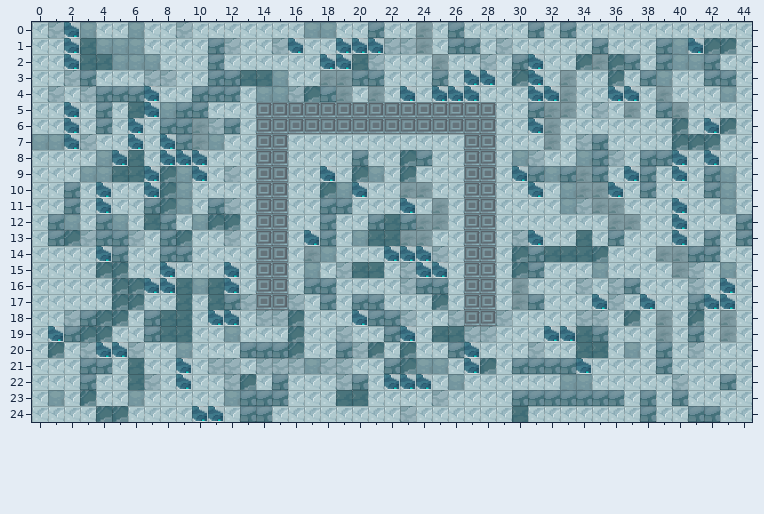
Two states of a Tiled map, Resources/map/room1_1.tmx. Above: the version before the commit.
Cells are 28x28 px. Shown: x 0..44, y 0..24.
And afterwards:
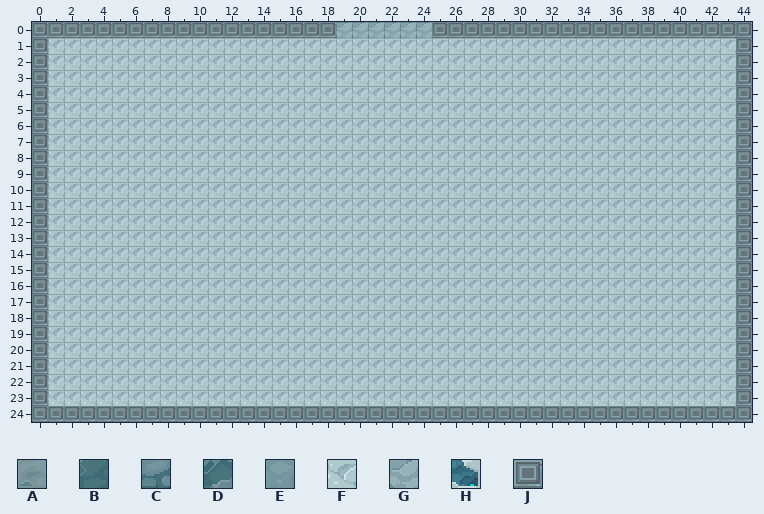
Key: from "room1_1": A 0, B 1, C 2, D 3, E 4, F 5, G 6, H 7, J 24.
_ is an empty cell.
Tiles of an added or newly shown layer are drawn over the layers below it.
Changes in this commit:
Layer "Picture1" (removed):
y 0: x 0..44 FGHEFFEFFGFFFFFFFEEFFCFFAFCFFFFCFCFFFFFFFFFFF -> _____________________________________________
y 1: x 0 F -> _; x 2..6 HBEEE -> _____; x 11..12 CG -> __; x 15..16 GH -> __; x 19..24 HHHGGA -> ______; x 26..27 CC -> __; x 29 G -> _; x 35 C -> _; x 39..44 CEHDDF -> ______
y 2: x 0 F -> _; x 2..7 HBBEEE -> ______; x 11 C -> _; x 18..21 HHBG -> ____; x 25 A -> _; x 28 G -> _; x 30..31 CH -> __; x 34..37 DADC -> ____; x 39..42 CEEC -> ____; x 44 F -> _
y 3: x 0 F -> _; x 2..3 GC -> __; x 7..8 GG -> __; x 11..15 CCBBE -> _____; x 18..21 AACC -> ____; x 25 C -> _; x 27..28 HH -> __; x 30..31 DH -> __; x 33 A -> _; x 36 D -> _; x 38..39 CE -> __; x 42..44 CCF -> ___
y 4: x 0..1 FG -> __; x 3..7 GCCCH -> _____; x 10..12 CCC -> ___; x 14..19 EEGDCA -> ______; x 21 A -> _; x 23 H -> _; x 25..27 HHH -> ___; x 31..33 HHA -> ___; x 36..37 HH -> __; x 39 A -> _; x 43..44 EF -> __
y 5: x 0 F -> _; x 2 H -> _; x 4 C -> _; x 6..10 BHECC -> _____; x 31..33 CAA -> ___; x 35 G -> _; x 37 A -> _; x 39..40 CA -> __; x 44 F -> _
y 6: x 0 F -> _; x 2 H -> _; x 4 C -> _; x 6 H -> _; x 8..12 CCAGC -> _____; x 31..32 HA -> __; x 40 D -> _; x 42..44 HDF -> ___
y 7: x 0..3 EEHG -> ____; x 6 H -> _; x 8..11 HCAE -> ____; x 32 A -> _; x 34..35 GC -> __; x 40..42 DDD -> ___; x 44 F -> _
y 8: x 0 F -> _; x 4..6 EHB -> ___; x 8..10 HHH -> ___; x 20 C -> _; x 23..24 DC -> __; x 30..31 EG -> __; x 34..36 ECG -> ___; x 38..40 CCH -> ___; x 42 H -> _; x 44 F -> _
y 9: x 0 F -> _; x 3..10 EEBBHDEH -> ________; x 12 G -> _; x 18 H -> _; x 20..21 DE -> __; x 23 D -> _; x 30..35 HCECAC -> ______; x 37..38 HC -> __; x 40 H -> _; x 42..44 CEF -> ___
y 10: x 0 F -> _; x 2 C -> _; x 4 H -> _; x 7..9 HDE -> ___; x 18..20 DEH -> ___; x 23..24 AA -> __; x 31 H -> _; x 33..36 EAAH -> ____; x 38 C -> _; x 42..44 CEF -> ___
y 11: x 0 F -> _; x 2 C -> _; x 4 H -> _; x 7..9 CDE -> ___; x 11..12 CG -> __; x 18..19 CC -> __; x 23 H -> _; x 25 A -> _; x 33..36 EGAA -> ____; x 40 H -> _; x 43..44 EF -> __
y 12: x 0..2 FCE -> ___; x 4..5 CE -> __; x 7..8 BC -> __; x 10..12 EDD -> ___; x 18 C -> _; x 21..25 CBCAA -> _____; x 36..37 AA -> __; x 40 H -> _; x 44 C -> _
y 13: x 0..6 FCDGCCG -> _______; x 8..9 CD -> __; x 12 G -> _; x 17..18 HC -> __; x 20..24 EBBAA -> _____; x 30..31 GH -> __; x 34 B -> _; x 36 C -> _; x 40 H -> _; x 42 C -> _; x 44 C -> _
y 14: x 0 F -> _; x 4..5 HC -> __; x 8..9 CC -> __; x 17..18 AE -> __; x 22..25 HHHG -> ____; x 30..35 DCBBBD -> ______; x 39..42 AACC -> ____; x 44 F -> _
y 15: x 0 F -> _; x 4..5 DD -> __; x 8 H -> _; x 12 H -> _; x 17 E -> _; x 19..21 GBB -> ___; x 23..25 GHH -> ___; x 30..31 DC -> __; x 35 E -> _; x 40..41 AG -> __; x 43..44 EF -> __
y 16: x 0 F -> _; x 5..12 DDHHBEBH -> ________; x 17..18 CC -> __; x 23..25 GCC -> ___; x 30 A -> _; x 34 G -> _; x 36..37 GC -> __; x 41 G -> _; x 43..44 HF -> __
y 17: x 0 F -> _; x 5..6 DD -> __; x 9 B -> _; x 11..12 BC -> __; x 18 C -> _; x 20..21 CC -> __; x 25 D -> _; x 30..31 AC -> __; x 35..36 HG -> __; x 38 H -> _; x 41..44 CHHF -> ____
y 18: x 0 F -> _; x 2..5 GCDD -> ____; x 7..9 CBB -> ___; x 11..12 HH -> __; x 16 D -> _; x 20..23 HCCG -> ____; x 34..35 GG -> __; x 37 D -> _; x 39 A -> _; x 41 D -> _; x 43..44 AF -> __
y 19: x 0..4 FHCDD -> _____; x 7..9 CBB -> ___; x 12 E -> _; x 16 D -> _; x 19 G -> _; x 22..23 CH -> __; x 25..26 BB -> __; x 32..35 HHBC -> ____; x 39 A -> _; x 41 C -> _; x 43..44 AF -> __
y 20: x 0..1 FD -> __; x 3..6 GHHG -> ____; x 9 E -> _; x 13..16 CCCD -> ____; x 19..21 CGD -> ___; x 23 D -> _; x 26..27 CH -> __; x 31 G -> _; x 34..35 BB -> __; x 37 E -> _; x 39 C -> _; x 41 G -> _; x 44 F -> _
y 21: x 0 F -> _; x 3..4 CC -> __; x 6 B -> _; x 9 H -> _; x 11..12 GG -> __; x 14..19 GGGEGG -> ______; x 22..25 CDEE -> ____; x 27..28 HD -> __; x 30..34 CCCCH -> _____; x 39 C -> _; x 44 F -> _
y 22: x 0 F -> _; x 3 C -> _; x 6..7 BG -> __; x 9 H -> _; x 12..13 GD -> __; x 15 C -> _; x 19..20 GC -> __; x 22..24 HHH -> ___; x 26 E -> _; x 33..34 EE -> __; x 40 G -> _; x 43..44 CF -> __
y 23: x 0..1 FE -> __; x 3 D -> _; x 6 E -> _; x 12..15 ECCC -> ____; x 19..20 BB -> __; x 25 G -> _; x 30..36 CCCCCCC -> _______; x 38 C -> _; x 40 C -> _; x 44 F -> _
y 24: x 0..44 FFFFDDFFFFHHFCCFFFFFFFFGFFFFFFBFFFFFFFCFFCCFF -> _____________________________________________
Layer "Object1" (removed):
y 5..6: x 14..28 JJJJJJJJJJJJJJJ -> _______________
y 7..16: x 14..15 JJ -> __; x 27..28 JJ -> __
y 17: x 13..16 GJJG -> ____; x 27..28 JJ -> __
y 18: x 14..15 GG -> __; x 26..29 GJJG -> ____
y 19: x 27..28 GG -> __
Layer "图块层 1" (added):
y 0: x 0..44 _____________________________________________ -> JJJJJJJJJJJJJJJJJJJGGGGGGJJJJJJJJJJJJJJJJJJJJ
y 1: x 0 _ -> J; x 2..6 _____ -> FFFFF; x 11..12 __ -> FF; x 15..16 __ -> FF; x 19..24 ______ -> FFFFFF; x 26..27 __ -> FF; x 29 _ -> F; x 35 _ -> F; x 39..44 ______ -> FFFFFJ
y 2: x 0 _ -> J; x 2..7 ______ -> FFFFFF; x 11 _ -> F; x 18..21 ____ -> FFFF; x 25 _ -> F; x 28 _ -> F; x 30..31 __ -> FF; x 34..37 ____ -> FFFF; x 39..42 ____ -> FFFF; x 44 _ -> J
y 3: x 0 _ -> J; x 2..3 __ -> FF; x 7..8 __ -> FF; x 11..15 _____ -> FFFFF; x 18..21 ____ -> FFFF; x 25 _ -> F; x 27..28 __ -> FF; x 30..31 __ -> FF; x 33 _ -> F; x 36 _ -> F; x 38..39 __ -> FF; x 42..44 ___ -> FFJ
y 4: x 0..1 __ -> JF; x 3..7 _____ -> FFFFF; x 10..12 ___ -> FFF; x 14..19 ______ -> FFFFFF; x 21 _ -> F; x 23 _ -> F; x 25..27 ___ -> FFF; x 31..33 ___ -> FFF; x 36..37 __ -> FF; x 39 _ -> F; x 43..44 __ -> FJ
y 5: x 0 _ -> J; x 2 _ -> F; x 4 _ -> F; x 6..10 _____ -> FFFFF; x 14..28 _______________ -> FFFFFFFFFFFFFFF; x 31..33 ___ -> FFF; x 35 _ -> F; x 37 _ -> F; x 39..40 __ -> FF; x 44 _ -> J
y 6: x 0 _ -> J; x 2 _ -> F; x 4 _ -> F; x 6 _ -> F; x 8..12 _____ -> FFFFF; x 14..28 _______________ -> FFFFFFFFFFFFFFF; x 31..32 __ -> FF; x 40 _ -> F; x 42..44 ___ -> FFJ
y 7: x 0..3 ____ -> JFFF; x 6 _ -> F; x 8..11 ____ -> FFFF; x 14..15 __ -> FF; x 27..28 __ -> FF; x 32 _ -> F; x 34..35 __ -> FF; x 40..42 ___ -> FFF; x 44 _ -> J
y 8: x 0 _ -> J; x 4..6 ___ -> FFF; x 8..10 ___ -> FFF; x 14..15 __ -> FF; x 20 _ -> F; x 23..24 __ -> FF; x 27..28 __ -> FF; x 30..31 __ -> FF; x 34..36 ___ -> FFF; x 38..40 ___ -> FFF; x 42 _ -> F; x 44 _ -> J
y 9: x 0 _ -> J; x 3..10 ________ -> FFFFFFFF; x 12 _ -> F; x 14..15 __ -> FF; x 18 _ -> F; x 20..21 __ -> FF; x 23 _ -> F; x 27..28 __ -> FF; x 30..35 ______ -> FFFFFF; x 37..38 __ -> FF; x 40 _ -> F; x 42..44 ___ -> FFJ
y 10: x 0 _ -> J; x 2 _ -> F; x 4 _ -> F; x 7..9 ___ -> FFF; x 14..15 __ -> FF; x 18..20 ___ -> FFF; x 23..24 __ -> FF; x 27..28 __ -> FF; x 31 _ -> F; x 33..36 ____ -> FFFF; x 38 _ -> F; x 42..44 ___ -> FFJ
y 11: x 0 _ -> J; x 2 _ -> F; x 4 _ -> F; x 7..9 ___ -> FFF; x 11..12 __ -> FF; x 14..15 __ -> FF; x 18..19 __ -> FF; x 23 _ -> F; x 25 _ -> F; x 27..28 __ -> FF; x 33..36 ____ -> FFFF; x 40 _ -> F; x 43..44 __ -> FJ
y 12: x 0..2 ___ -> JFF; x 4..5 __ -> FF; x 7..8 __ -> FF; x 10..12 ___ -> FFF; x 14..15 __ -> FF; x 18 _ -> F; x 21..25 _____ -> FFFFF; x 27..28 __ -> FF; x 36..37 __ -> FF; x 40 _ -> F; x 44 _ -> J
y 13: x 0..6 _______ -> JFFFFFF; x 8..9 __ -> FF; x 12 _ -> F; x 14..15 __ -> FF; x 17..18 __ -> FF; x 20..24 _____ -> FFFFF; x 27..28 __ -> FF; x 30..31 __ -> FF; x 34 _ -> F; x 36 _ -> F; x 40 _ -> F; x 42 _ -> F; x 44 _ -> J
y 14: x 0 _ -> J; x 4..5 __ -> FF; x 8..9 __ -> FF; x 14..15 __ -> FF; x 17..18 __ -> FF; x 22..25 ____ -> FFFF; x 27..28 __ -> FF; x 30..35 ______ -> FFFFFF; x 39..42 ____ -> FFFF; x 44 _ -> J
y 15: x 0 _ -> J; x 4..5 __ -> FF; x 8 _ -> F; x 12 _ -> F; x 14..15 __ -> FF; x 17 _ -> F; x 19..21 ___ -> FFF; x 23..25 ___ -> FFF; x 27..28 __ -> FF; x 30..31 __ -> FF; x 35 _ -> F; x 40..41 __ -> FF; x 43..44 __ -> FJ
y 16: x 0 _ -> J; x 5..12 ________ -> FFFFFFFF; x 14..15 __ -> FF; x 17..18 __ -> FF; x 23..25 ___ -> FFF; x 27..28 __ -> FF; x 30 _ -> F; x 34 _ -> F; x 36..37 __ -> FF; x 41 _ -> F; x 43..44 __ -> FJ
y 17: x 0 _ -> J; x 5..6 __ -> FF; x 9 _ -> F; x 11..16 ______ -> FFFFFF; x 18 _ -> F; x 20..21 __ -> FF; x 25 _ -> F; x 27..28 __ -> FF; x 30..31 __ -> FF; x 35..36 __ -> FF; x 38 _ -> F; x 41..44 ____ -> FFFJ
y 18: x 0 _ -> J; x 2..5 ____ -> FFFF; x 7..9 ___ -> FFF; x 11..12 __ -> FF; x 14..16 ___ -> FFF; x 20..23 ____ -> FFFF; x 26..29 ____ -> FFFF; x 34..35 __ -> FF; x 37 _ -> F; x 39 _ -> F; x 41 _ -> F; x 43..44 __ -> FJ
y 19: x 0..4 _____ -> JFFFF; x 7..9 ___ -> FFF; x 12 _ -> F; x 16 _ -> F; x 19 _ -> F; x 22..23 __ -> FF; x 25..28 ____ -> FFFF; x 32..35 ____ -> FFFF; x 39 _ -> F; x 41 _ -> F; x 43..44 __ -> FJ
y 20: x 0..1 __ -> JF; x 3..6 ____ -> FFFF; x 9 _ -> F; x 13..16 ____ -> FFFF; x 19..21 ___ -> FFF; x 23 _ -> F; x 26..27 __ -> FF; x 31 _ -> F; x 34..35 __ -> FF; x 37 _ -> F; x 39 _ -> F; x 41 _ -> F; x 44 _ -> J
y 21: x 0 _ -> J; x 3..4 __ -> FF; x 6 _ -> F; x 9 _ -> F; x 11..12 __ -> FF; x 14..19 ______ -> FFFFFF; x 22..25 ____ -> FFFF; x 27..28 __ -> FF; x 30..34 _____ -> FFFFF; x 39 _ -> F; x 44 _ -> J
y 22: x 0 _ -> J; x 3 _ -> F; x 6..7 __ -> FF; x 9 _ -> F; x 12..13 __ -> FF; x 15 _ -> F; x 19..20 __ -> FF; x 22..24 ___ -> FFF; x 26 _ -> F; x 33..34 __ -> FF; x 40 _ -> F; x 43..44 __ -> FJ
y 23: x 0..1 __ -> JF; x 3 _ -> F; x 6 _ -> F; x 12..15 ____ -> FFFF; x 19..20 __ -> FF; x 25 _ -> F; x 30..36 _______ -> FFFFFFF; x 38 _ -> F; x 40 _ -> F; x 44 _ -> J
y 24: x 0..44 _____________________________________________ -> JJJJJJJJJJJJJJJJJJJJJJJJJJJJJJJJJJJJJJJJJJJJJ
Where, in picture pixels (left, top, right, bottom), the same in both pictures:
changed: (32, 22, 752, 422)
